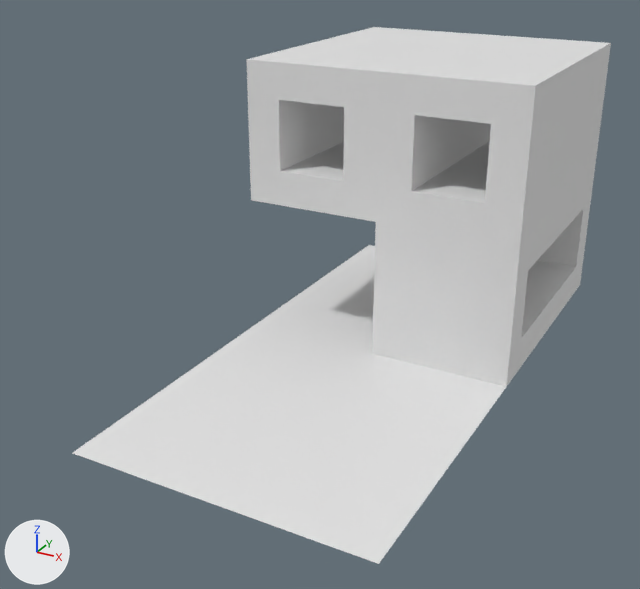
The Blender file public/meshes/brutal/brutal.blend, before and after one commit.
Both versions are drawn from a 50 mm camera at (12.1, -20.9, 14.8) aimed at (-1.2, 3.2, 2.8). The lights are fixed; the arrows at lower left show +X, +Y and +Z.
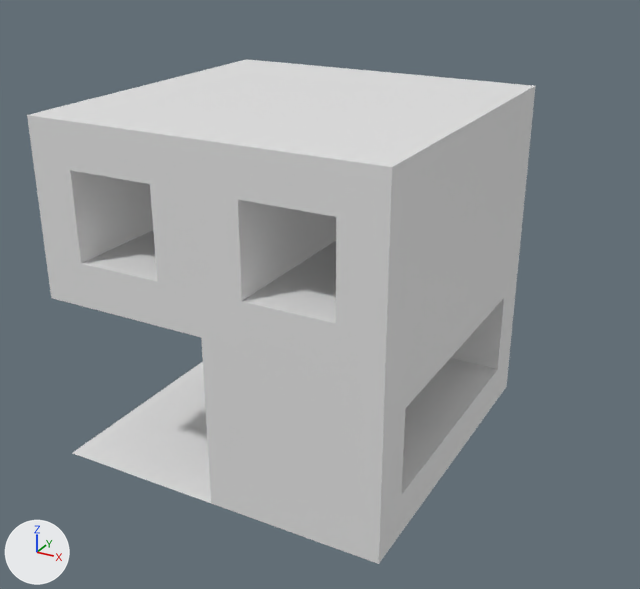
The edits, one by one:
Object 'Cube' (ob_cube) moves from (0.0, 10.0, 5.0) to (0.0, 0.0, 5.0).

Pixel boxes [x1, y1, x2, y2] of what changed, in the pictures (640 x 589 px):
'Cube', moved
    before: [247, 27, 611, 387]
    after: [27, 59, 536, 564]
'Plane', unchanged, covered by the edit
    before: [73, 245, 506, 564]
    after: [73, 362, 211, 503]
